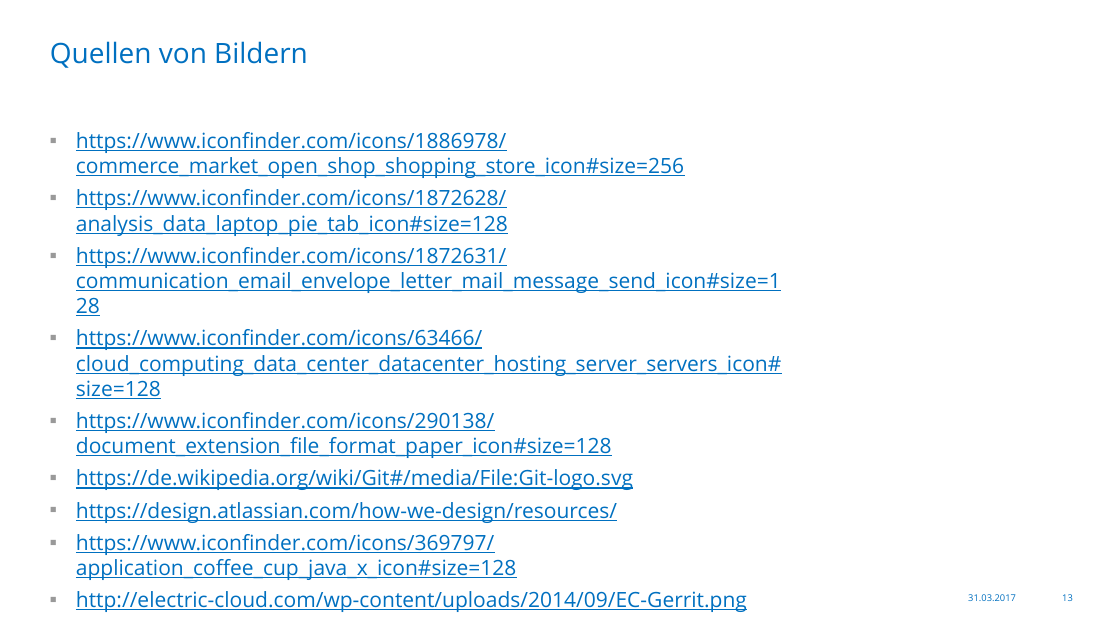
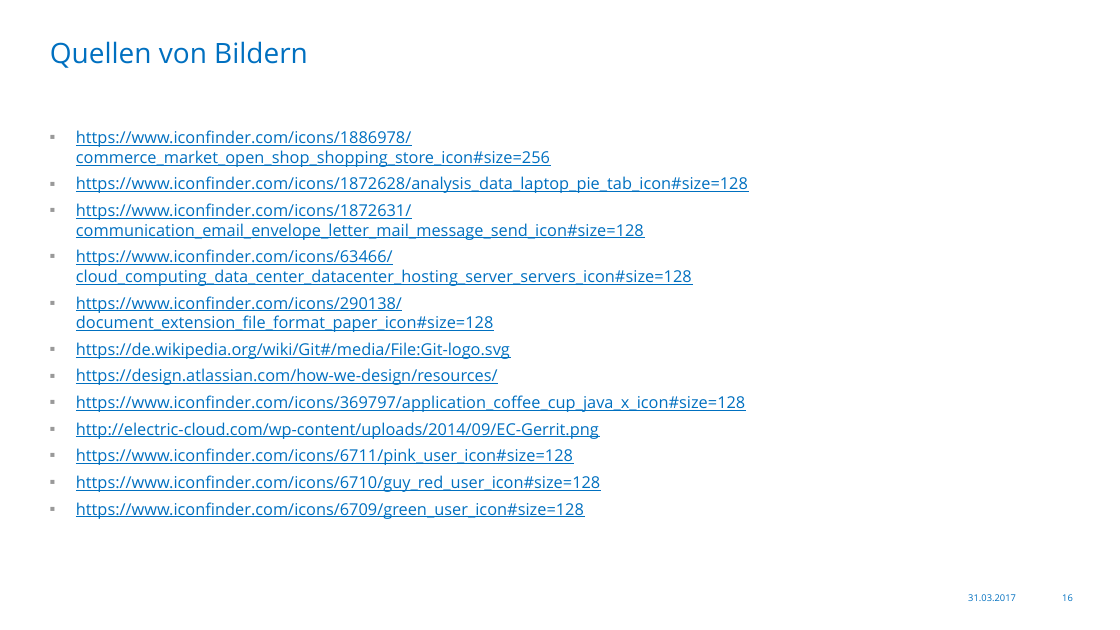
Before and after one commit to Skamandros/jug-saxony-workshop, a slide deck: slide 16 of src/slides/resources/2017-03-31-JUG-Saxony-Workshop-de.pptx (slide 13 before the commit). Drawn at 1120x630 pixels with LibreOffice and Linux fonts; fonts in the diff are those of the drawing; background and template pictures are left out. Boxes give left, top, right and bottom in pixels: in the first picture for what was removed or moved away, otherwise in the second. Text is boxed around its words. In the diff, an @@ line names an element or a change of style, - is before the commit and + after.

```diff
--- a/src/slides/resources/2017-03-31-JUG-Saxony-Workshop-de.pptx
+++ b/src/slides/resources/2017-03-31-JUG-Saxony-Workshop-de.pptx
@@ text at (x1=76, y1=130, x2=748, y2=439): size 18 to 14 pt in "https://www.iconfinder.com/icons/1886978/commerce_market_ope ...", "https://www.iconfinder.com/icons/1872628/analysis_data_lapto ...", "https://www.iconfinder.com/icons/1872631/communication_email ...", "https://www.iconfinder.com/icons/63466/cloud_computing_data_ ..." and 5 more places @@
@@ text at (x1=76, y1=448, x2=600, y2=519): paragraphs added @@
+▪ https://www.iconfinder.com/icons/6711/pink_user_icon#size=128
+▪ https://www.iconfinder.com/icons/6710/guy_red_user_icon#size=128
+▪ https://www.iconfinder.com/icons/6709/green_user_icon#size=128
@@ page number at (x1=1062, y1=594, x2=1073, y2=601): text changed @@
-13
+16
```
Also in this commit, not shown: 3 slides added, 1 slide removed.
